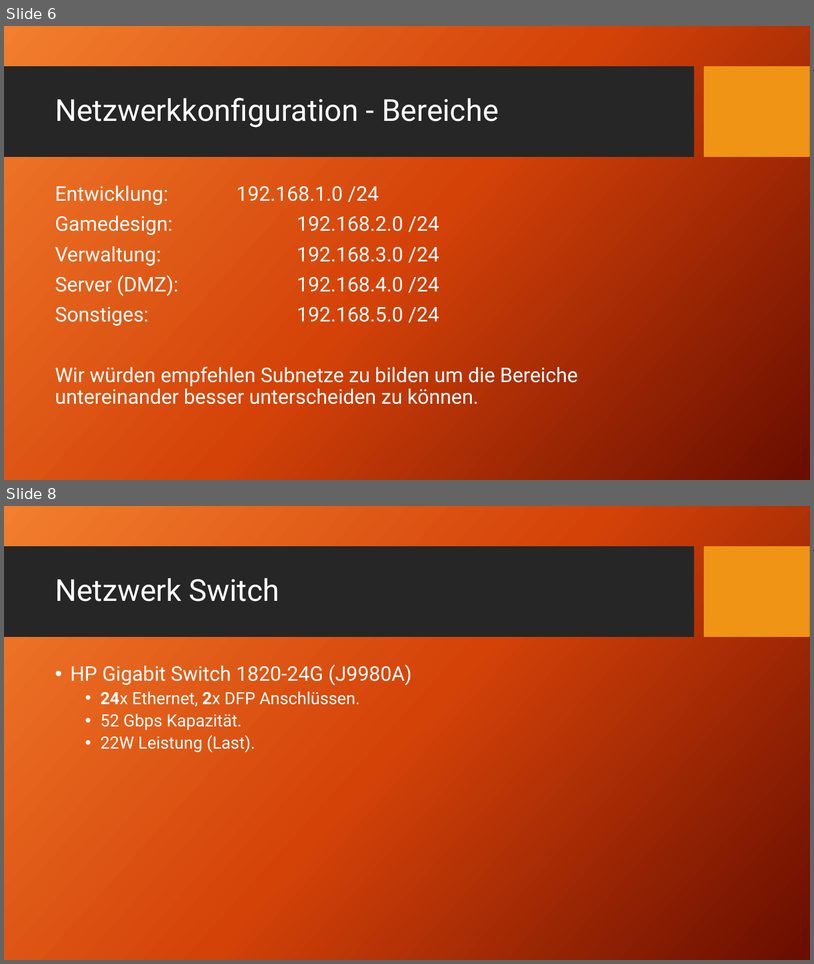
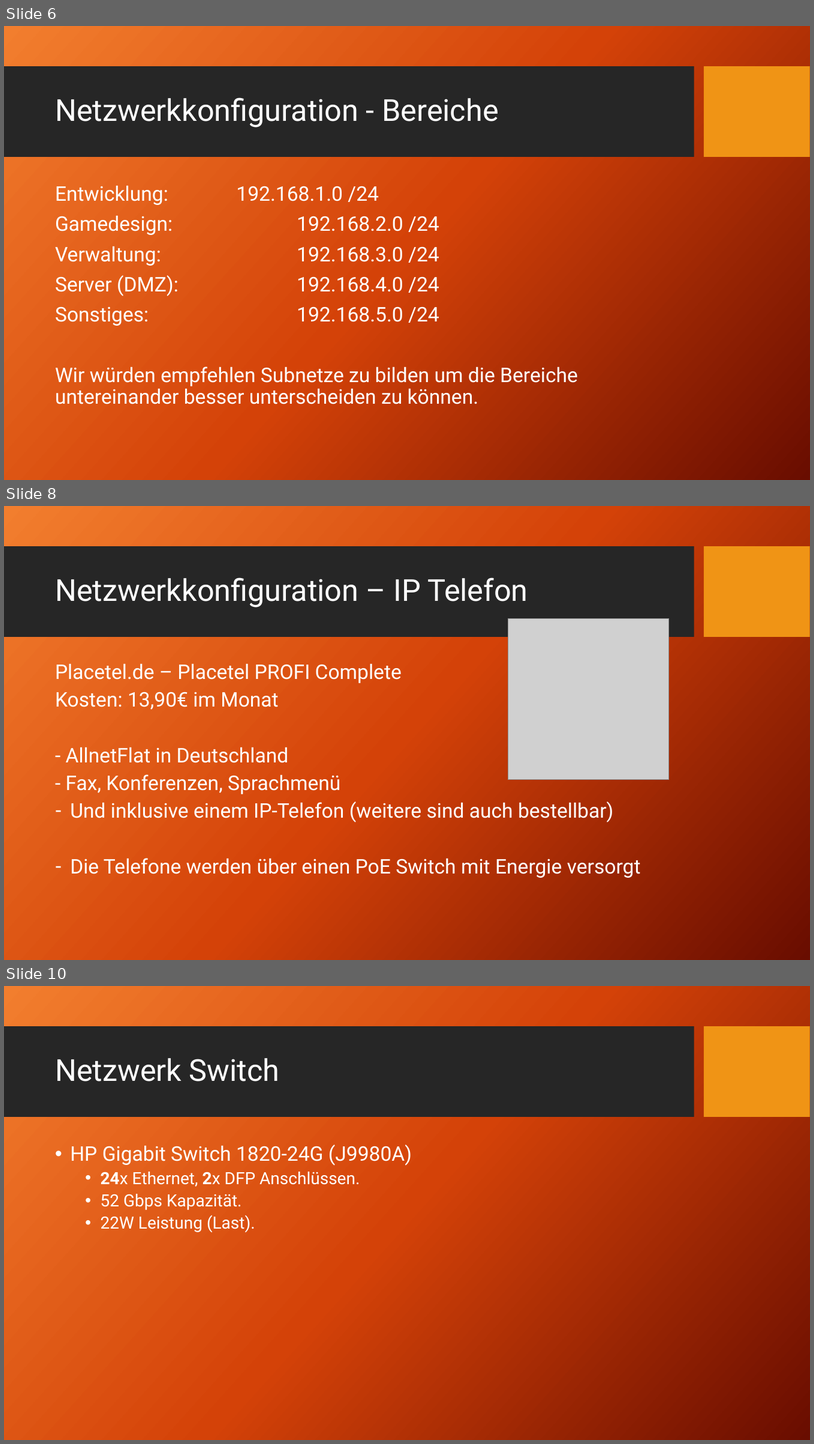
Before and after one commit to HaJaReDeluxe/mintBerryCrunchGames, a slide deck: Angebot für mintBerryCrunchGames GmbH.pptx. Shown one above the other, each under a label of ours: slides 6 and 8 before the commit, slides 6, 8 and 10 after it; the slides between them are not shown. The pictures are 814x964 and 814x1444 pixels, drawn with LibreOffice and Linux fonts; fonts in the diff are those of the drawing; grey boxes stand for pictures; background and template pictures are left out. Boxes give left, top, right and bottom in pixels: in the first picture for what was removed or moved away, otherwise in the second. Text is boxed around its words. In the diff, an @@ line names an element or a change of style, - is before the commit and + after.

```diff
--- a/Angebot für mintBerryCrunchGames GmbH.pptx
+++ b/Angebot für mintBerryCrunchGames GmbH.pptx
@@ slide 8 added at bbox=[4, 506, 810, 960], background picture (left out); not listed: 2 template elements that a slide beside it also shows @@
@@ title added at bbox=[55, 577, 528, 607], 36 pt, text #FFFFFF @@
+Netzwerkkonfiguration – IP Telefon
@@ picture added at bbox=[508, 619, 669, 780] @@
@@ text added at bbox=[55, 663, 641, 877], 24 pt, text #FFFFFF @@
+Placetel.de – Placetel PROFI Complete
+Kosten: 13,90€ im Monat
+- AllnetFlat in Deutschland
+- Fax, Konferenzen, Sprachmenü
+– Und inklusive einem IP-Telefon (weitere sind auch bestellbar)
+– Die Telefone werden über einen PoE Switch mit Energie versorgt
@@ what was slide 8 is now slide 10 @@
```
Also in this commit, not shown: 1 slide changed, 2 other slides added, 1 slide removed.
